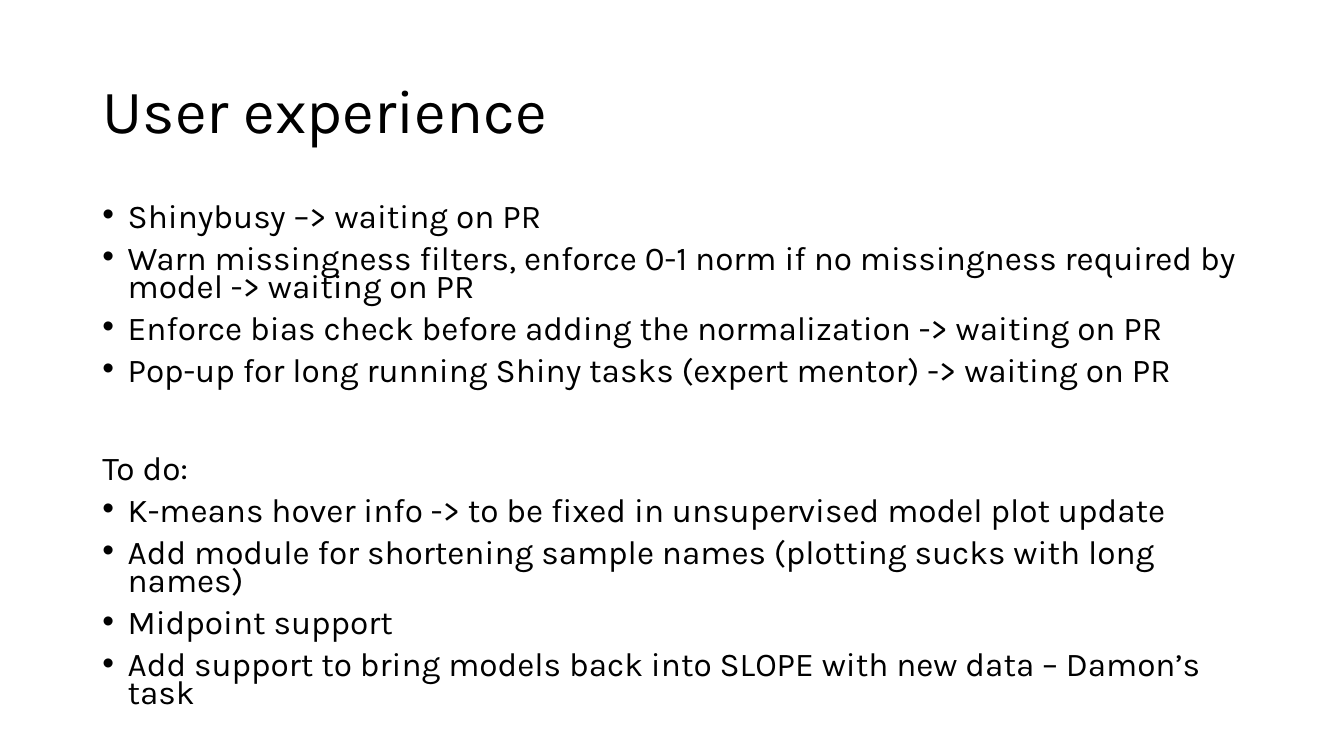
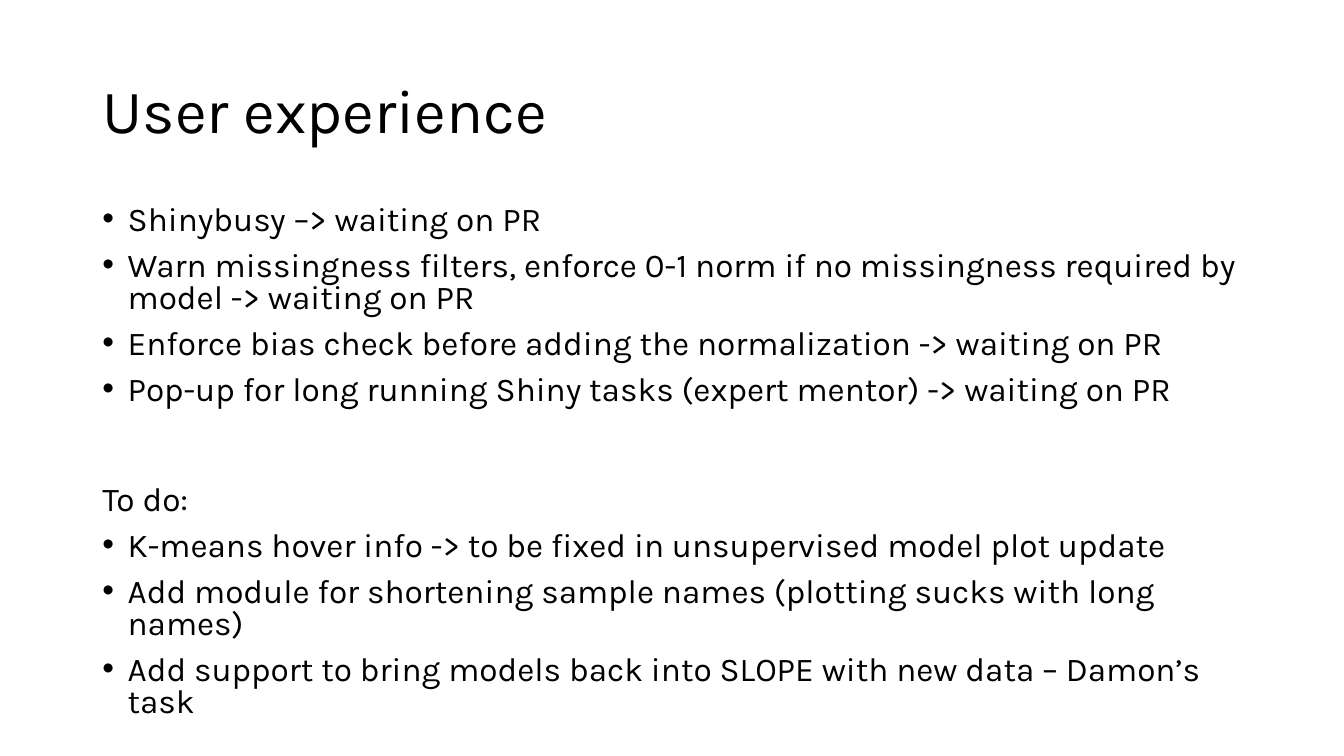
Before and after one commit to pmartR/OmicsMLMentor_ShinyApp, a slide deck: slide 5 of open_issues.pptx. Drawn at 1344x756 pixels with LibreOffice and Linux fonts; fonts in the diff are those of the drawing. Boxes give left, top, right and bottom in pixels: in the first picture for what was removed or moved away, otherwise in the second. Text is boxed around its words. In the diff, an @@ line names an element or a change of style, - is before the commit and + after.

```diff
--- a/open_issues.pptx
+++ b/open_issues.pptx
@@ text "Shinybusy –> waiting on PR" at [102, 208, 1235, 689]: line spacing 0.7 to 0.8 @@
@@ text at [128, 611, 393, 642]: paragraph removed @@
-• Midpoint support
```
Also in this commit, not shown: 1 other slide changed, 3 other files.
